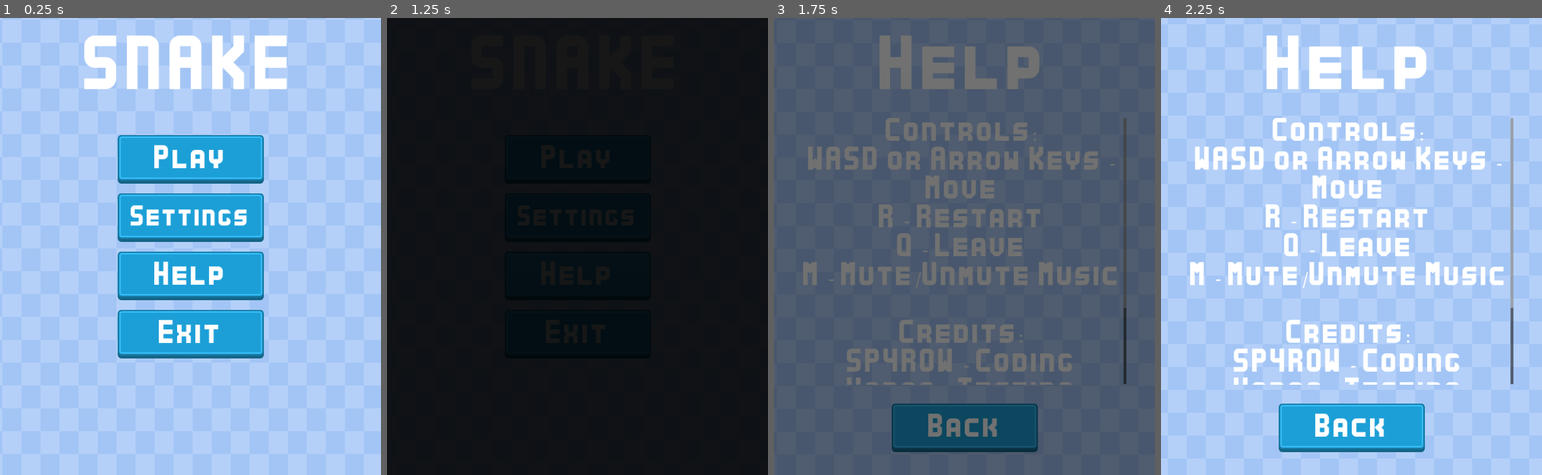
Above: before the commit, frames 1-4 (left to right).
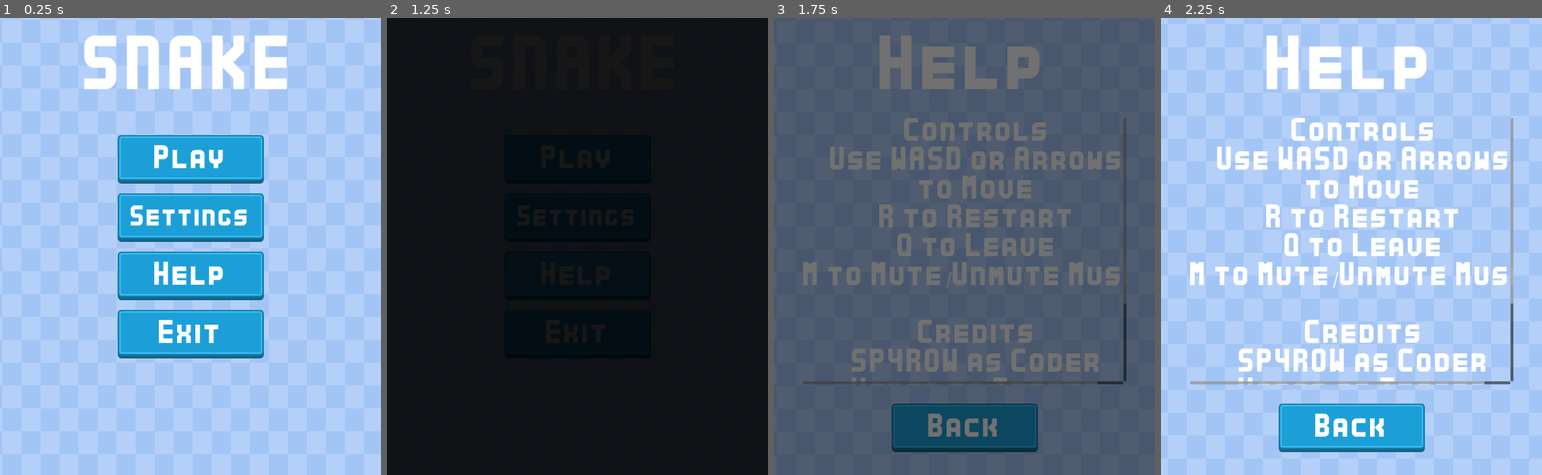
Above: after the commit, the same moments.

Repository: Sparrowworks/Snake
Game: Godot game, scene res://src/MainMenu/MainMenu.tscn
The game is run twice, just before and just after one commit, with the same random seed, the same clock (stepped at 60 frames per second) and the same inputs.
Inputs:
- Up to frame 1 (0.25 s): no input
- Up to frame 2 (1.25 s): click "Help" at 0.5 s
- Up to frame 3 (1.75 s): click "Play" at 1.25 s
- Up to frame 4 (2.25 s): hold D (right) from 2.03 s (still down)

Frames 1-2 are identical in both runs. In frame 3, 9.6% of the frame differs, in the area x 7-93%, y 21-81%; in frame 4, 11%.

Commit message:
Fixed broken characters for Web build

Diff:
--- a/src/Credits/Credits.tscn
+++ b/src/Credits/Credits.tscn
@@ -53,16 +53,16 @@
 layout_mode = 2
 theme_override_fonts/font = ExtResource("2_j0k8h")
 theme_override_font_sizes/font_size = 48
-text = "Controls:
-WASD or Arrow Keys -
-Move
-R - Restart
-Q - Leave
-M - Mute/Unmute Music
+text = "Controls
+Use WASD or Arrows
+to Move
+R to Restart
+Q to Leave
+M to Mute/Unmute Music
 
-Credits:
-SP4R0W - Coding
-Varga - Testing
+Credits
+SP4R0W as Coder
+Varga as Tester
 
 Art by Kenney
 Apples by FlatIcon"
--- a/src/Game/Game.tscn
+++ b/src/Game/Game.tscn
@@ -69,7 +69,7 @@
 layout_mode = 2
 theme_override_fonts/font = ExtResource("5_4eicg")
 theme_override_font_sizes/font_size = 24
-text = "Score: 0"
+text = "Score  0"
 horizontal_alignment = 1
 
 [node name="HiLabel" type="Label" parent="UI/Control/Panel/HBoxContainer/VBoxContainer"]
@@ -78,7 +78,7 @@
 layout_mode = 2
 theme_override_fonts/font = ExtResource("5_4eicg")
 theme_override_font_sizes/font_size = 24
-text = "HI Score: 0"
+text = "HI Score  0"
 horizontal_alignment = 1
 
 [node name="TimeLabel" type="Label" parent="UI/Control/Panel/HBoxContainer/VBoxContainer"]
@@ -87,7 +87,7 @@
 layout_mode = 2
 theme_override_fonts/font = ExtResource("5_4eicg")
 theme_override_font_sizes/font_size = 24
-text = "Time: 0"
+text = "Time  0"
 horizontal_alignment = 1
 
 [node name="VBoxContainer2" type="VBoxContainer" parent="UI/Control/Panel/HBoxContainer"]
@@ -102,7 +102,7 @@
 layout_mode = 2
 theme_override_fonts/font = ExtResource("5_4eicg")
 theme_override_font_sizes/font_size = 24
-text = "R - Restart"
+text = "R  Restart"
 horizontal_alignment = 1
 
 [node name="Help2" type="Label" parent="UI/Control/Panel/HBoxContainer/VBoxContainer2"]
@@ -110,7 +110,7 @@
 layout_mode = 2
 theme_override_fonts/font = ExtResource("5_4eicg")
 theme_override_font_sizes/font_size = 24
-text = "Q - Quit"
+text = "Q   Quit"
 horizontal_alignment = 1
 
 [node name="Help3" type="Label" parent="UI/Control/Panel/HBoxContainer/VBoxContainer2"]
@@ -118,7 +118,7 @@
 layout_mode = 2
 theme_override_fonts/font = ExtResource("5_4eicg")
 theme_override_font_sizes/font_size = 24
-text = "M - Mute"
+text = "M   Mute"
 horizontal_alignment = 1
 
 [node name="GameOverPanel" type="TextureRect" parent="UI/Control"]
